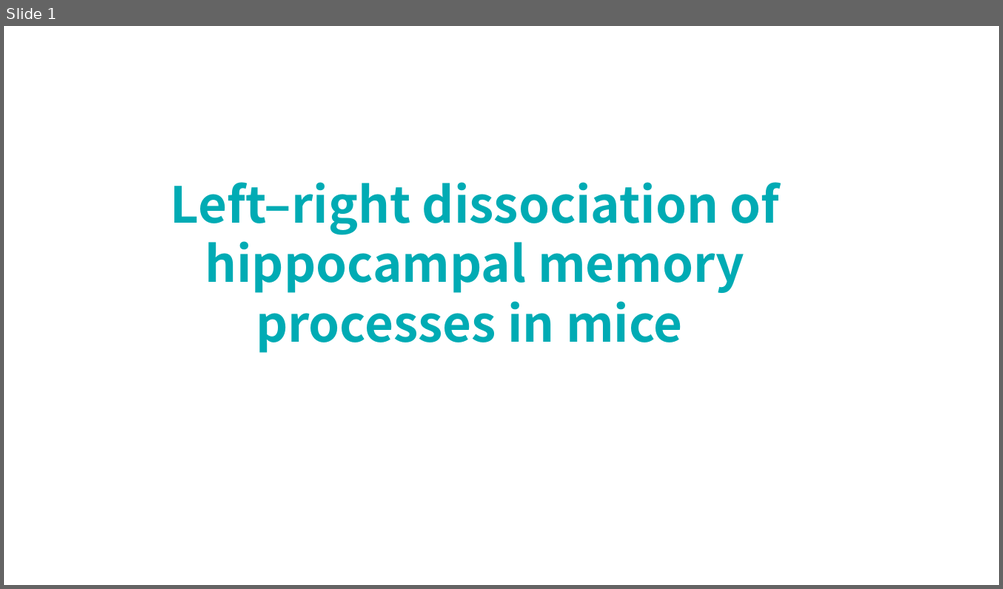
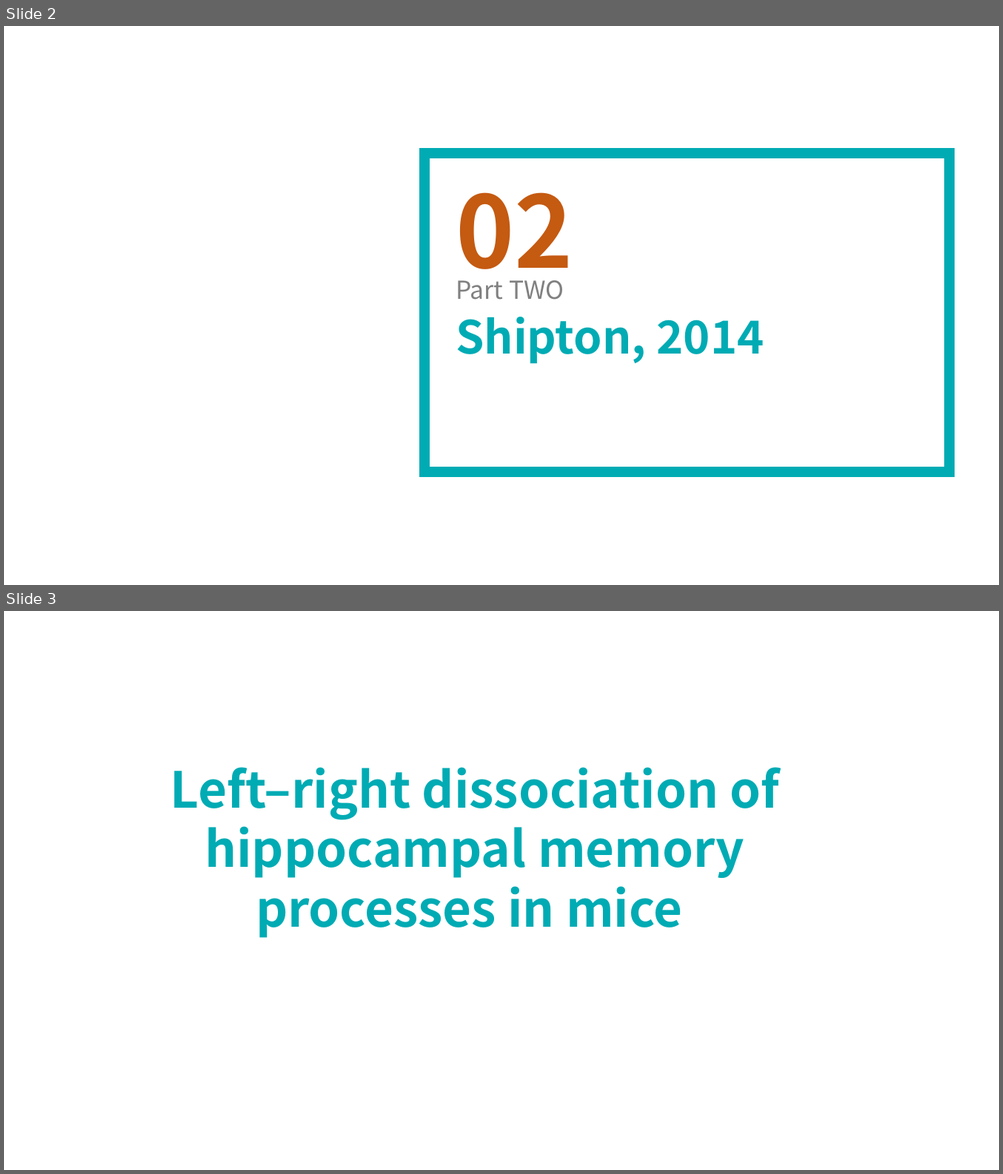
Before and after one commit to lsyoath/sheepy, a slide deck: Event/Lateralization.pptx. Shown one above the other, each under a label of ours: slide 1 before the commit, slides 2 and 3 after it. The pictures are 1003x589 and 1003x1174 pixels, drawn with LibreOffice and Linux fonts; fonts in the diff are those of the drawing. Boxes give left, top, right and bottom in pixels: in the first picture for what was removed or moved away, otherwise in the second. Text is boxed around its words. In the diff, an @@ line names an element or a change of style, - is before the commit and + after.

```diff
--- a/Event/Lateralization.pptx
+++ b/Event/Lateralization.pptx
@@ slide 2 added at <box>4,26,999,585</box>, background #FFFFFF @@
@@ rectangle added at <box>425,153,949,473</box>, outline #00ABB4 10 pt @@
@@ text added at <box>455,192,573,293</box>, 96 pt, text #C55A11, bold @@
+02
@@ text added at <box>455,281,563,300</box>, 24 pt, text #808080 @@
+Part TWO
@@ text added at <box>455,317,764,364</box>, 44 pt, text #00ABB4, bold @@
+Shipton, 2014
@@ what was slide 1 is now slide 3 @@
```
Also in this commit, not shown: 4 other slides added, 1 slide removed, 8 other files.
